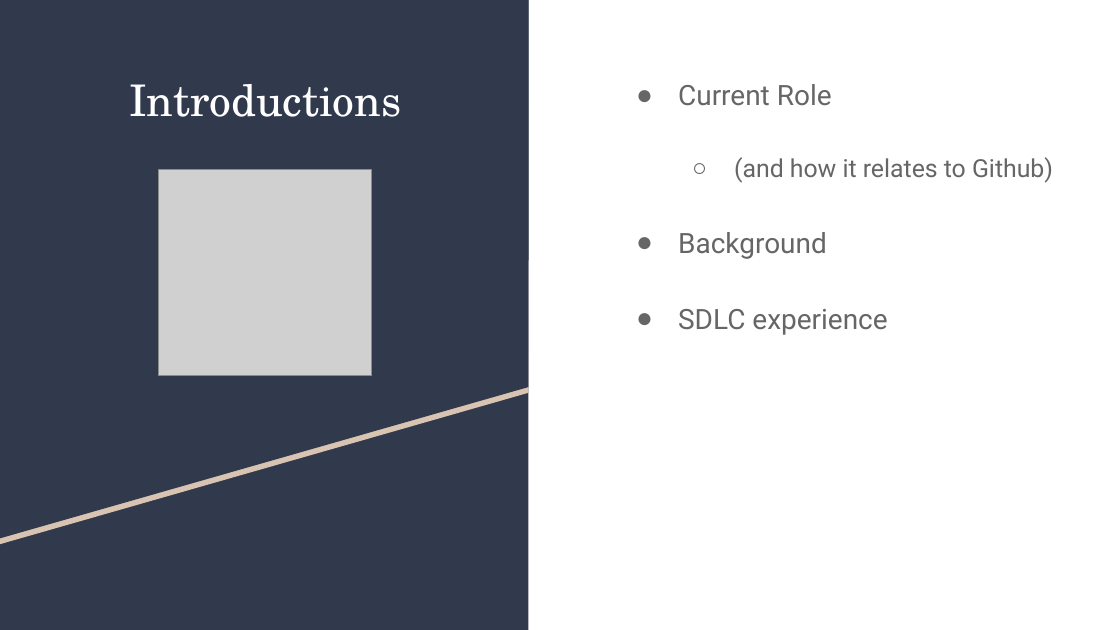
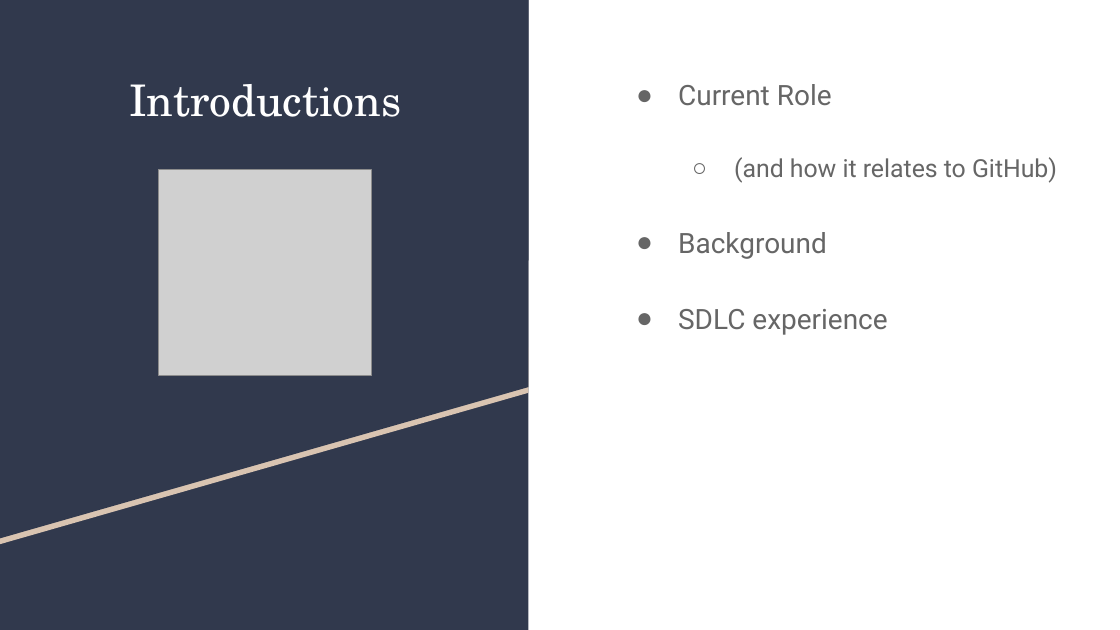
Before and after one commit to develtecdemo/interviewdemo, a slide deck: slide 2 of RolePlay.pptx. Drawn at 1120x630 pixels with LibreOffice and Linux fonts; fonts in the diff are those of the drawing; grey boxes stand for pictures. Boxes give left, top, right and bottom in pixels: in the first picture for what was removed or moved away, otherwise in the second. Text is boxed around its words. In the diff, an @@ line names an element or a change of style, - is before the commit and + after.

```diff
--- a/RolePlay.pptx
+++ b/RolePlay.pptx
@@ text at box(734, 157, 1057, 183): text changed @@
-  ○ (and how it relates to Github)
+  ○ (and how it relates to GitHub)
```
